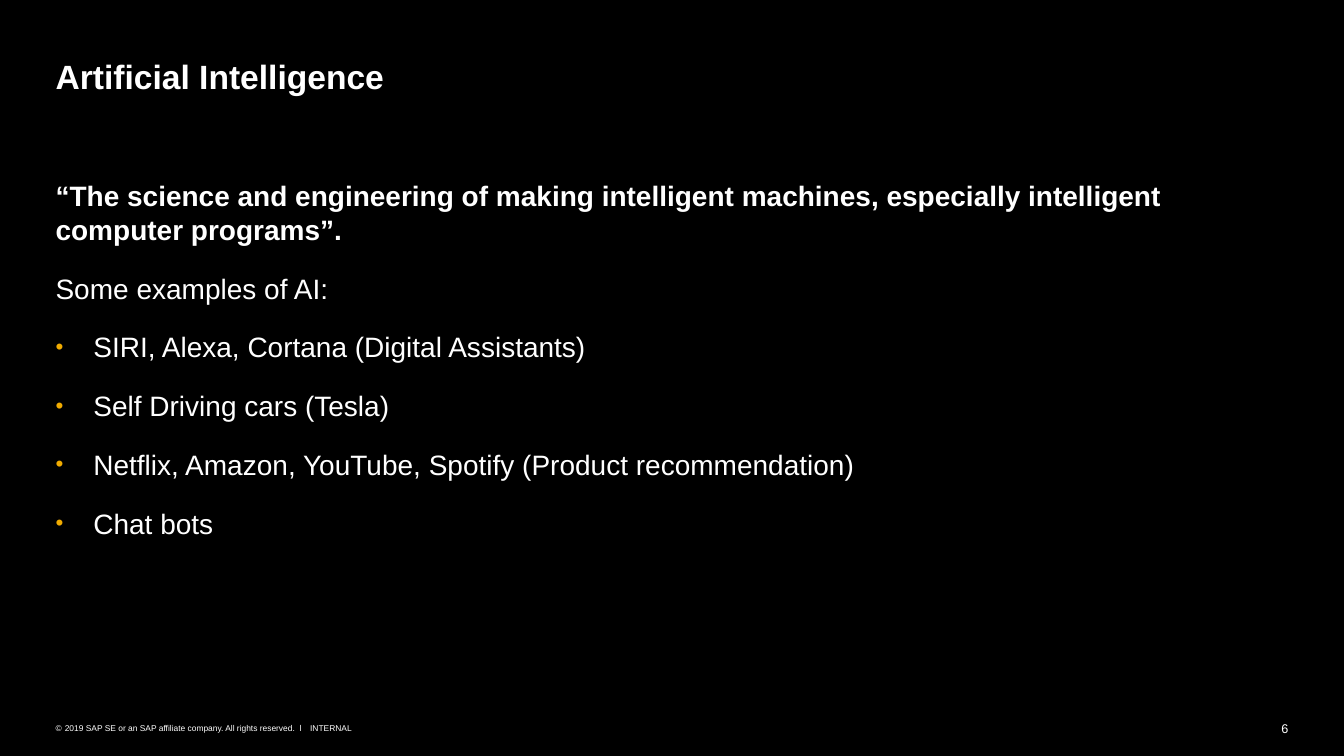
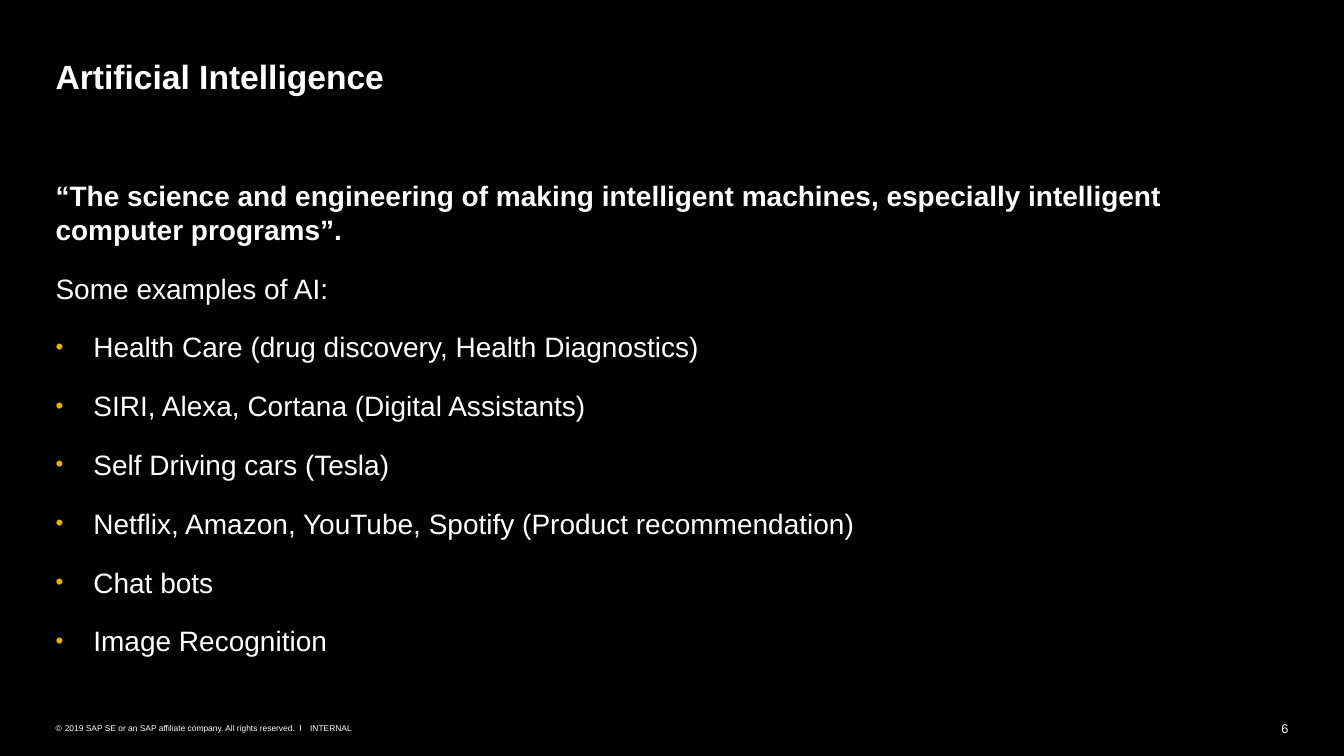
Before and after one commit to SherwinVarghese/Machine-Learning-TechknowSchool, a slide deck: slide 6 of Intro To ML and Data Science/Overview.pptx. Drawn at 1344x756 pixels with LibreOffice and Linux fonts; fonts in the diff are those of the drawing. Boxes give left, top, right and bottom in pixels: in the first picture for what was removed or moved away, otherwise in the second. Text is boxed around its words. In the diff, an @@ line names an element or a change of style, - is before the commit and + after.

```diff
--- a/Intro To ML and Data Science/Overview.pptx
+++ b/Intro To ML and Data Science/Overview.pptx
@@ text at box(93, 336, 698, 362): paragraph added @@
+• Health Care (drug discovery, Health Diagnostics)
@@ text at box(93, 630, 327, 657): paragraph added @@
+• Image Recognition
```
Also in this commit, not shown: 1 other slide changed, 1 slide added.
